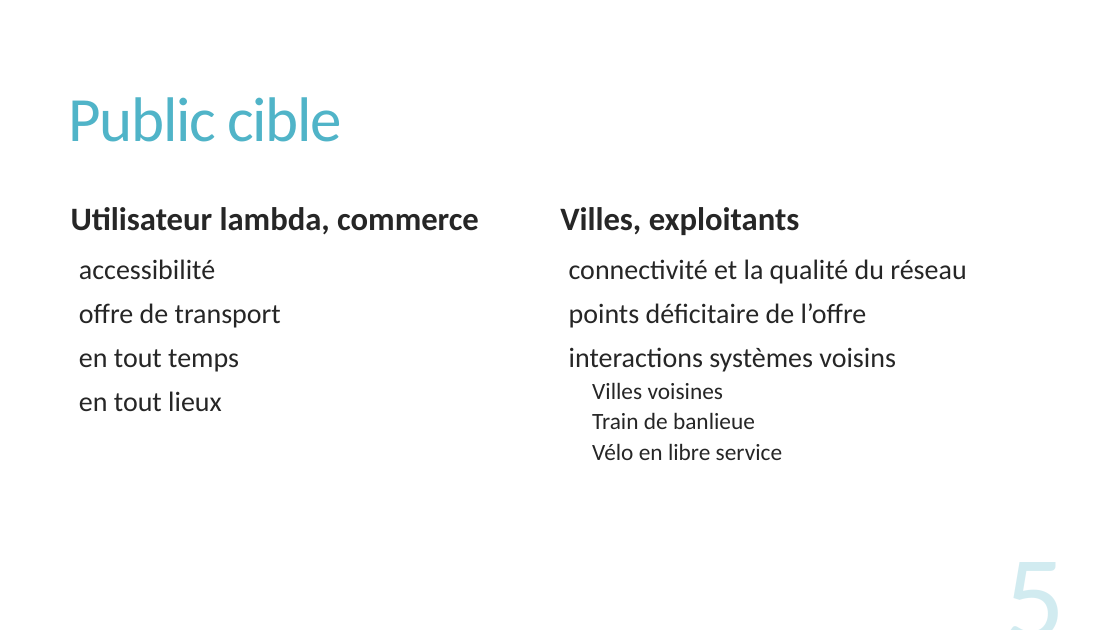
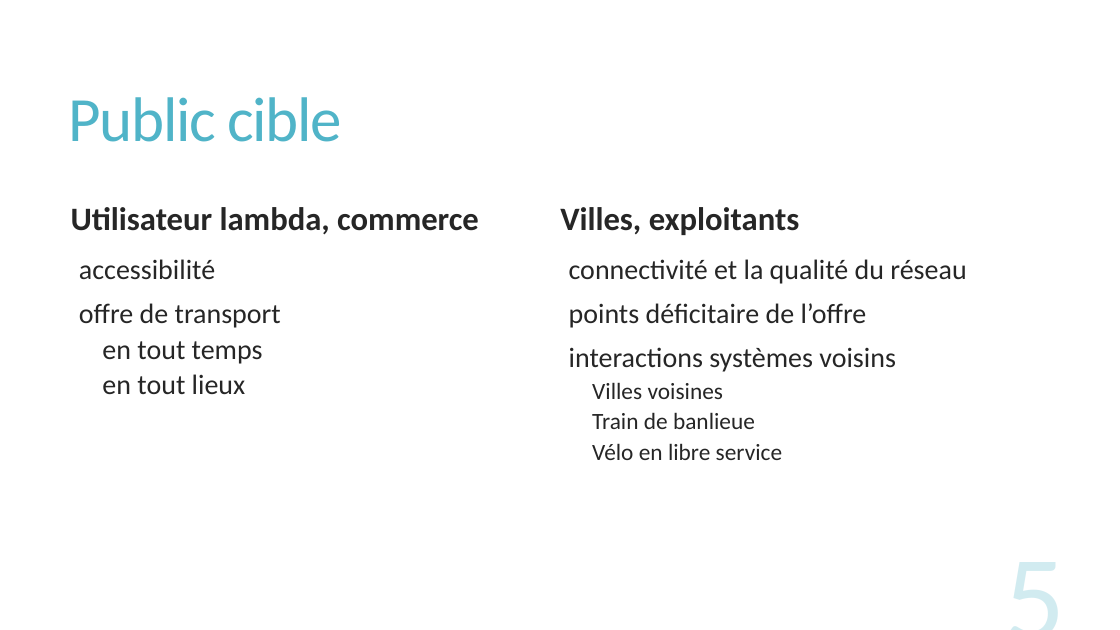
Before and after one commit to HackQC17-8-Euclide/HackQC17-8-Euclide, a slide deck: slide 5 of Présentation HackQC17.pptx. Drawn at 1120x630 pixels with LibreOffice and Linux fonts; fonts in the diff are those of the drawing. Boxes give left, top, right and bottom in pixels: in the first picture for what was removed or moved away, otherwise in the second. Text is boxed around its words. In the diff, an @@ line names an element or a change of style, - is before the commit and + after.

```diff
--- a/Présentation HackQC17.pptx
+++ b/Présentation HackQC17.pptx
@@ text at (102,341,263,394): list level 1 to 2 in "en tout temps"; list level 1 to 2 in "en tout lieux" @@
```
Also in this commit, not shown: 1 other slide changed, 14 other files.
